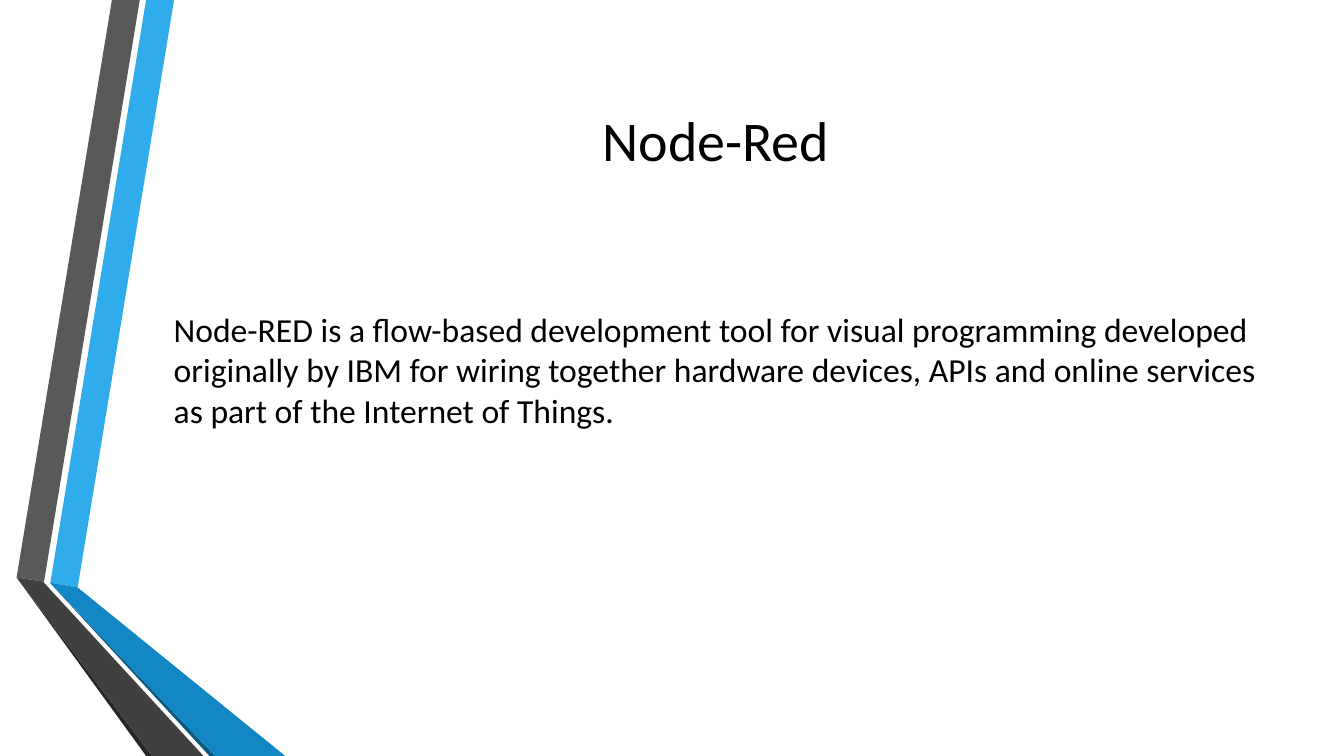
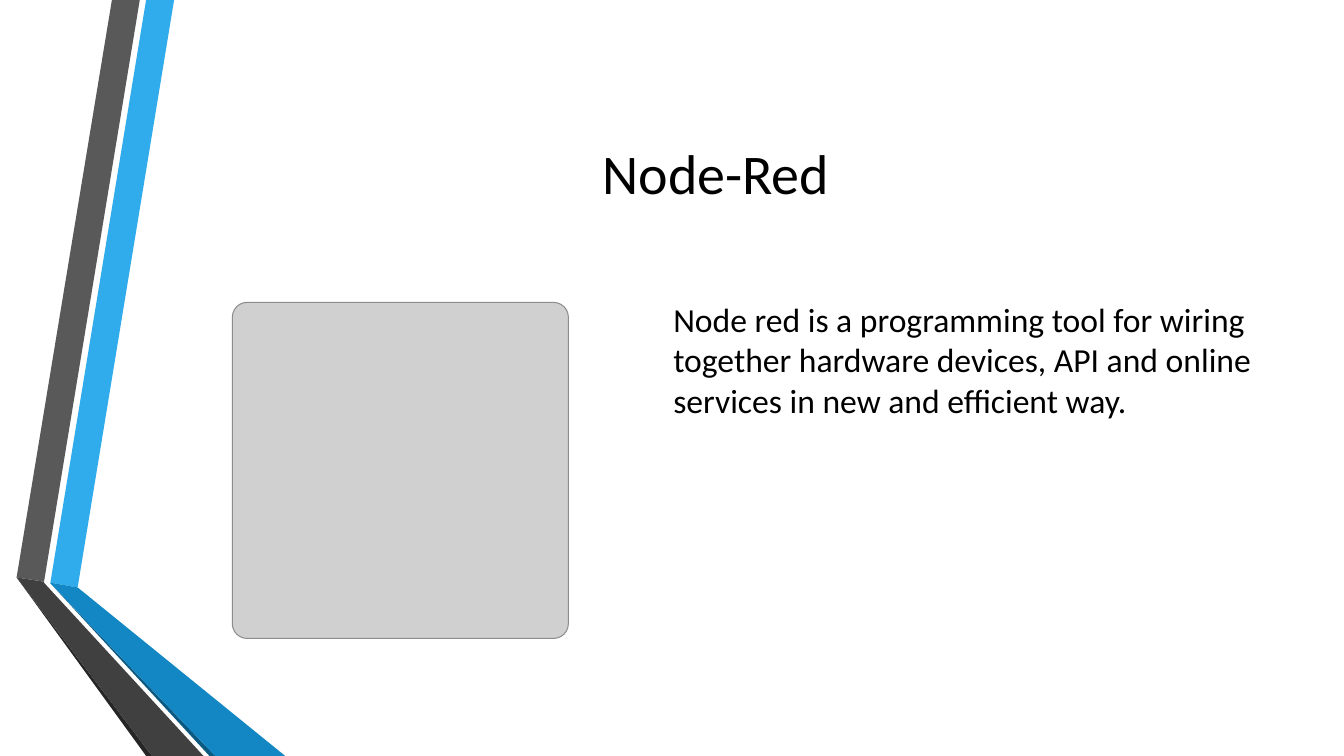
Before and after one commit to AWTZA/ELEX-4560-Project, a slide deck: slide 6 of Oral_Presentation.pptx. Drawn at 1344x756 pixels with LibreOffice and Linux fonts; fonts in the diff are those of the drawing; grey boxes stand for pictures; background and template pictures are left out. Boxes give left, top, right and bottom in pixels: in the first picture for what was removed or moved away, otherwise in the second. Text is boxed around its words. In the diff, an @@ line names an element or a change of style, - is before the commit and + after.

Commit message:
slide update

```diff
--- a/Oral_Presentation.pptx
+++ b/Oral_Presentation.pptx
@@ title "Node-Red": place and size @@
-title "Node-Red" at (603, 122, 830, 162)
+title "Node-Red" at (603, 155, 830, 195)
@@ text "Node red is a programming ..." at (673, 308, 1251, 419): vertical alignment middle to top @@
@@ picture added at (233, 302, 569, 638) @@
@@ text at (673, 308, 1251, 419): text changed @@
-Node-RED is a flow-based development tool for visual programming developed originally by IBM for wiring together hardware devices, APIs and online services as part of the Internet of Things.
+Node red is a programming tool for wiring together hardware devices, API and online services in new and efficient way.
```
Also in this commit, not shown: 4 other slides changed, 4 slides added, 2 slides removed.
